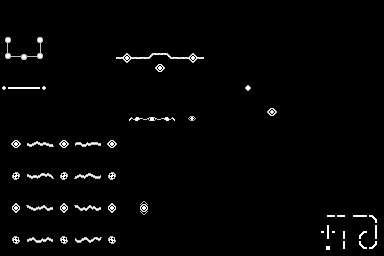
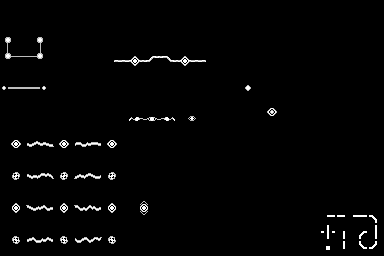
Before/after of a 384x256 layered artwork. What changed in the layer stack:
painted on "Layer 3" over [8, 53, 206, 89]
renamed "Layer 1" to "Layer 4", painted on it over [8, 53, 206, 89]
